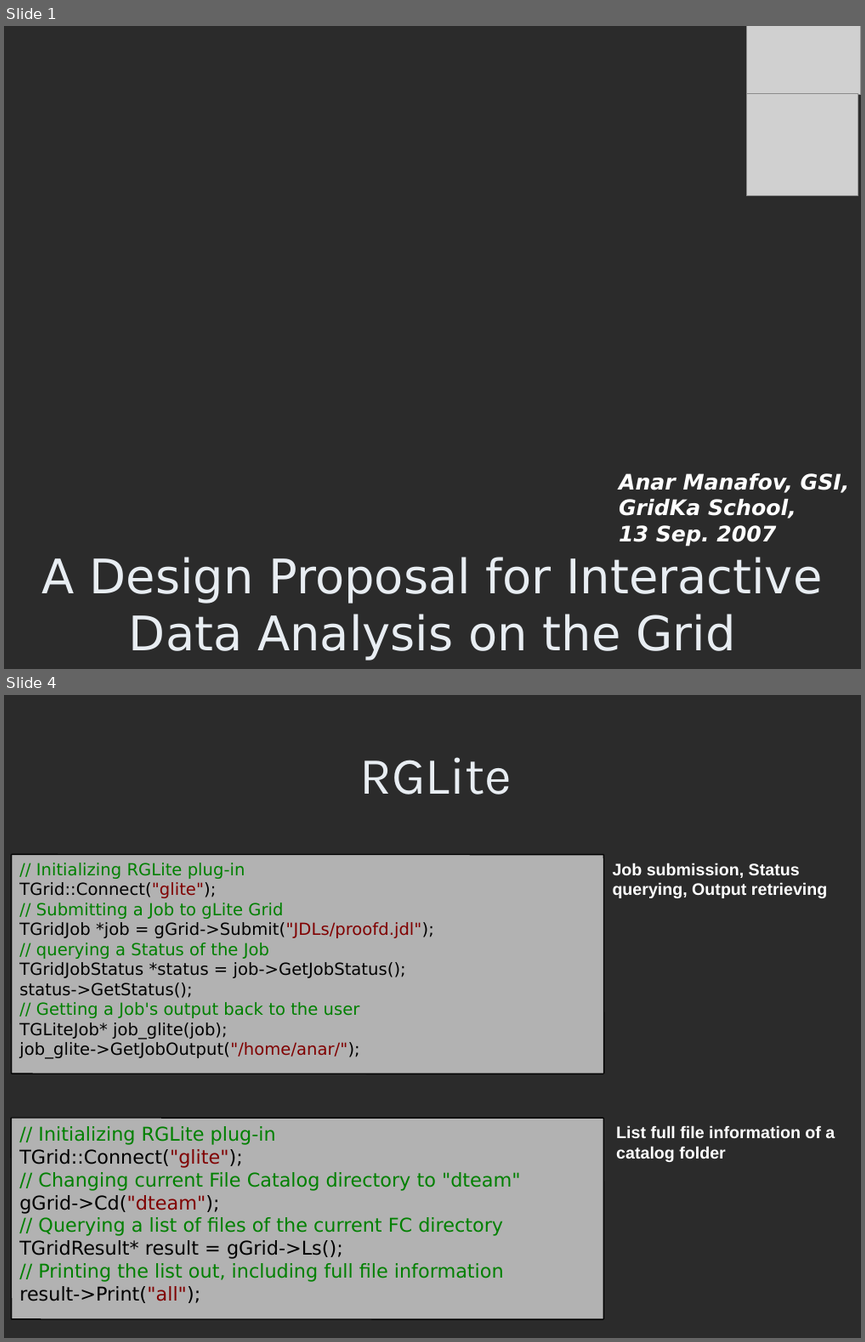
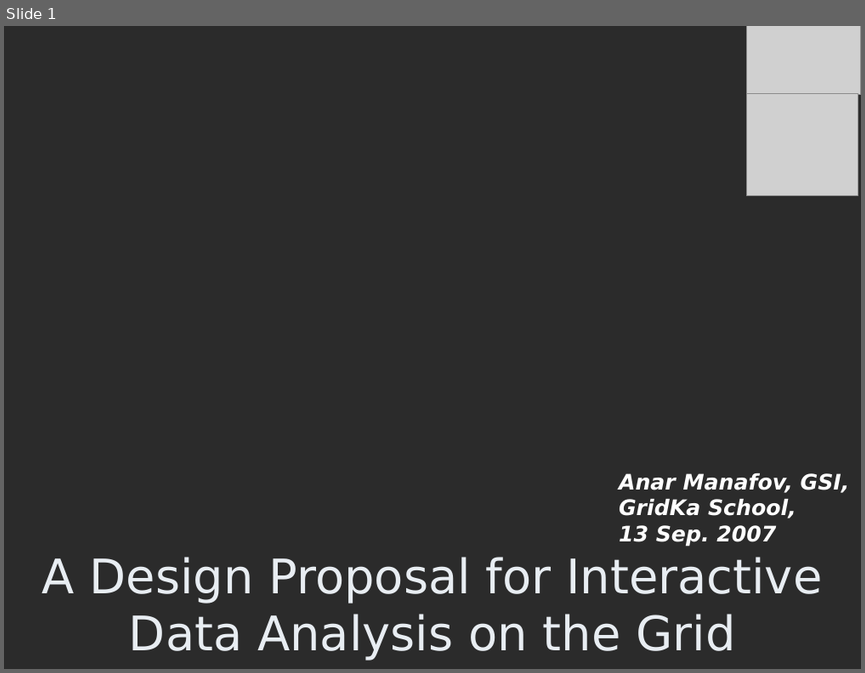
Before and after one commit to AnarManafov/PoDDocumentation, a slide deck: GridKaSchool/2007/GridKaSchool-2007-RGLite_gLitePROOF(GSI).ppt. Shown one above the other, each under a label of ours: slides 1 and 4 before the commit, slide 1 after it; the slides between them are not shown. The pictures are 865x1342 and 865x673 pixels, drawn with LibreOffice and Linux fonts; fonts in the diff are those of the drawing; grey boxes stand for pictures; background and template pictures are left out; a plain dark background stands for a picture behind light text. Boxes give left, top, right and bottom in pixels: in the first picture for what was removed or moved away, otherwise in the second. Text is boxed around its words. In the diff, an @@ line names an element or a change of style, - is before the commit and + after.

```diff
--- a/GridKaSchool/2007/GridKaSchool-2007-RGLite_gLitePROOF(GSI).ppt
+++ b/GridKaSchool/2007/GridKaSchool-2007-RGLite_gLitePROOF(GSI).ppt
@@ slide 4 removed at (4,695,861,1338), background picture (left out) @@
@@ title removed at (359,757,511,794) @@
-RGLite
@@ group removed at (12,854,604,1074): 4 lines, 1 rectangle @@
-// Initializing RGLite plug-in
-TGrid::Connect("glite");
-// Submitting a Job to gLite Grid
-TGridJob *job = gGrid->Submit("JDLs/proofd.jdl");
-// querying a Status of the Job
-TGridJobStatus *status = job->GetJobStatus();
-status->GetStatus();
-// Getting a Job's output back to the user
-TGLiteJob* job_glite(job);
-job_glite->GetJobOutput("/home/anar/");
@@ text removed at (613,862,827,898) @@
-Job submission, Status querying, Output retrieving
@@ group removed at (11,1117,604,1319): 4 lines, 1 rectangle @@
-// Initializing RGLite plug-in
-TGrid::Connect("glite");
-// Changing current File Catalog directory to "dteam"
-gGrid->Cd("dteam");
-// Querying a list of files of the current FC directory
-TGridResult* result = gGrid->Ls();
-// Printing the list out, including full file information
-result->Print("all");
@@ text removed at (616,1125,834,1162) @@
-List full file information of a catalog folder
```
Also in this commit, not shown: 3 slides changed, 4 slides added, 2 other slides removed.
